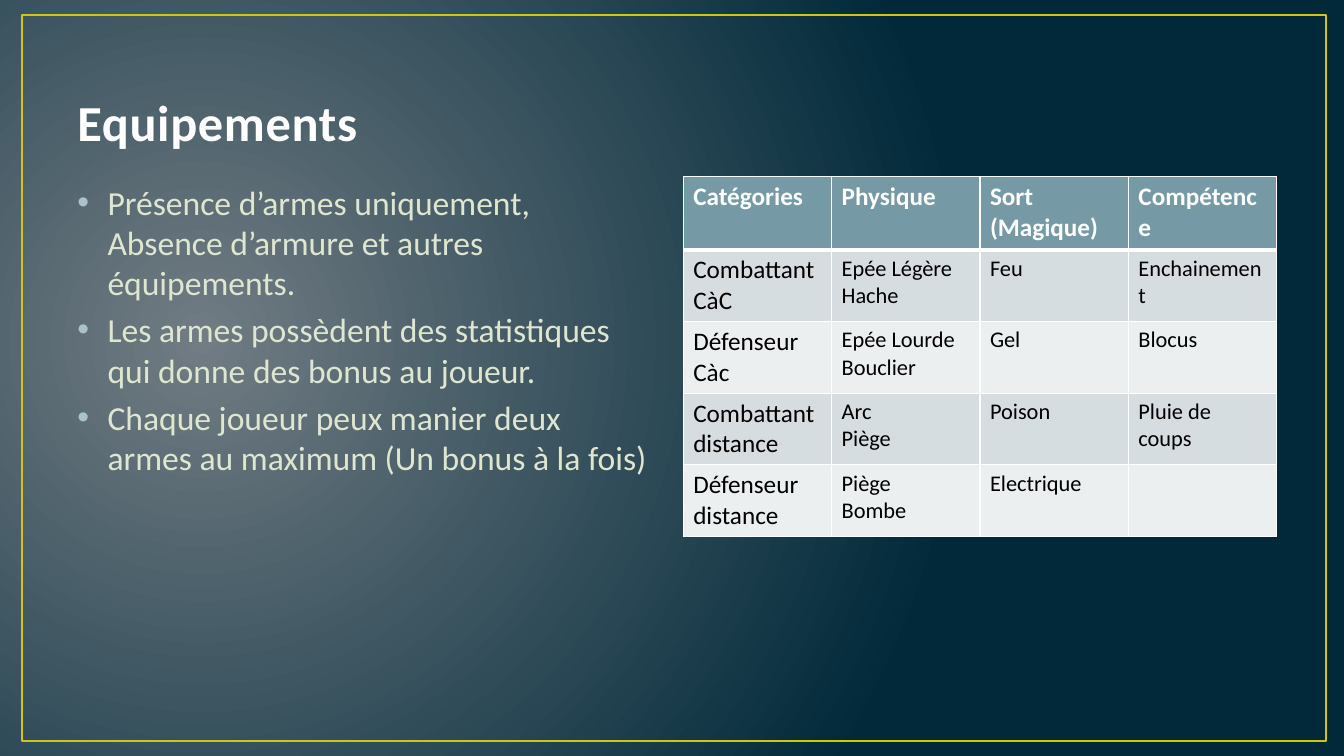
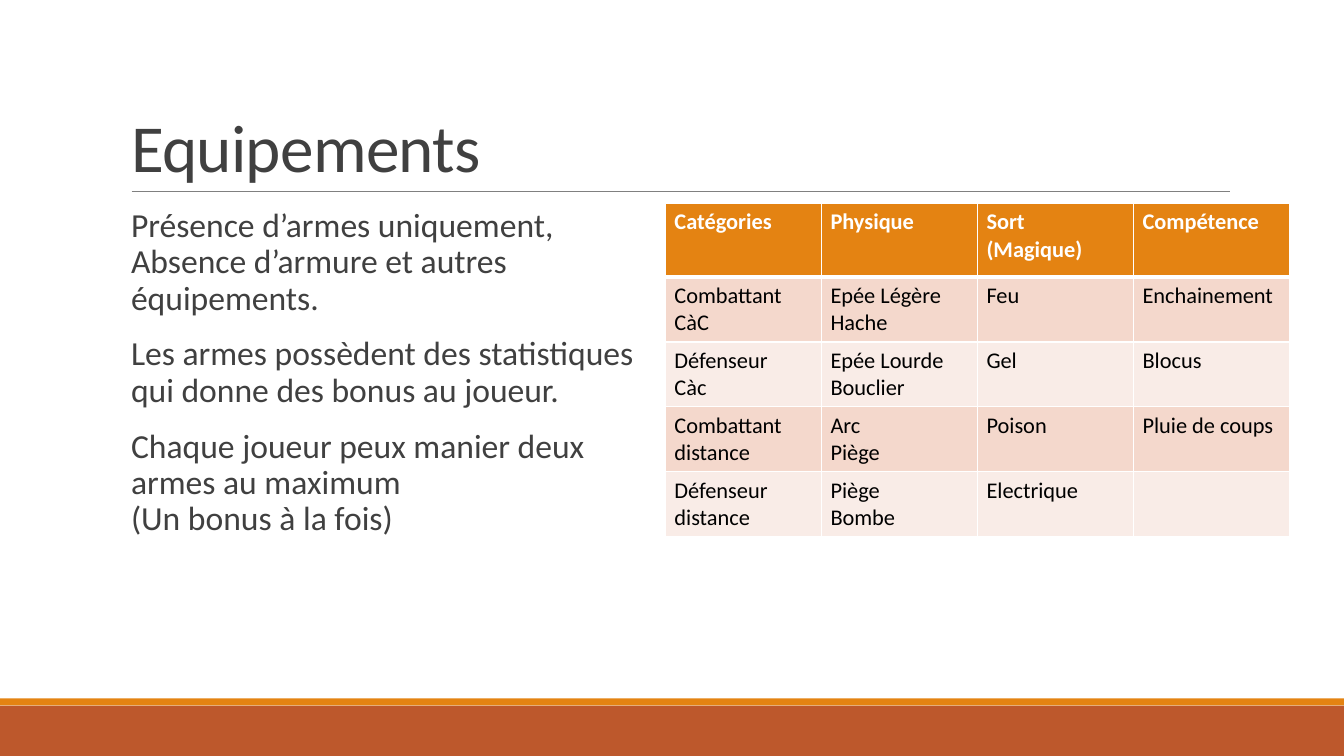
Before and after one commit to NCarrez/JdR-DeadSpells, a slide deck: slide 4 of 00 - Presentation.pptx (slide 3 before the commit). Drawn at 1344x756 pixels with LibreOffice and Linux fonts; fonts in the diff are those of the drawing. Boxes give left, top, right and bottom in pixels: in the first picture for what was removed or moved away, otherwise in the second. Text is boxed around its words. In the diff, an @@ line names an element or a change of style, - is before the commit and + after.

Commit message:
Added "Equipements"
Added "Equipements" to Introduction

```diff
--- a/00 - Presentation.pptx
+++ b/00 - Presentation.pptx
@@ background gradient #717C84 to #01293A to #FFFFFF @@
@@ rectangle removed at <box>22,15,1326,741</box> @@
@@ title "Equipements": place and size @@
-title "Equipements" at <box>77,105,357,149</box>
+title "Equipements" at <box>131,126,481,183</box>
@@ title "Equipements" at <box>131,126,481,183</box>: size 36 to 48 pt, text colour #FEFEFE to #404040, letter spacing 0.5 to -0.5 pt, letter outline #384F55 1.05 pt to none, bold off; line spacing 1 to 0.85 @@
@@ text "Présence d’armes uniquement, Absence d’armure ...": place and size @@
-text "Présence d’armes uniquement, Absence d’armure ..." at <box>108,191,646,475</box>
+text "Présence d’armes uniquement, Absence d’armure ..." at <box>131,213,634,535</box>
@@ text "Présence d’armes uniquement, Absence d’armure ..." at <box>131,213,634,535</box>: text colour #DFE6D0 to #404040; bullet • to  ; line spacing 1 to 0.9; more space between paragraphs; bullet colour #ACC2C9 to #E48312 @@
@@ line added from (132, 192) to (1231, 192), #808080 0.5 pt @@
@@ table at <box>665,204,1291,532</box> @@
@@ fill #759AA5 to #E48312 in row 1 @@
@@ fill #D6DEE1 to #F5D9CC in 8 cells @@
@@ fill #ECEFF0 to #FAEDE7 in 8 cells @@
@@ size 18 to 16 pt in "Catégories", "Physique", "Sort (Magique)", "Compétence" and 4 more places @@
@@ table: place and size @@
-table at <box>684,176,1276,532</box>
+table at <box>665,204,1291,532</box>
@@ rectangle added at <box>0,706,1344,756</box>, fill #BD582C @@
@@ rectangle added at <box>0,699,1344,706</box>, fill #E48312 @@
```
Also in this commit, not shown: 1 other slide changed, 1 slide added.
